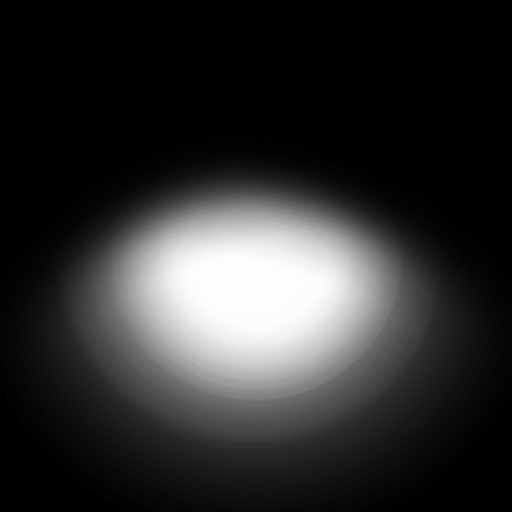
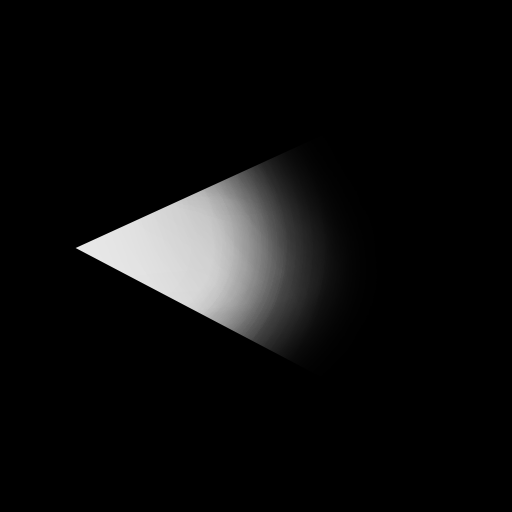
Revision of a layered 512px x 512px image; what changed, layer by layer:
showed "Lightcone", painted on it over [left=0, top=145, right=512, bottom=512]
hid "Light2", painted on it over [left=0, top=145, right=512, bottom=512]
hid "Light", painted on it over [left=0, top=145, right=512, bottom=512]
painted on "Paint Layer 5" over [left=0, top=145, right=512, bottom=512]
